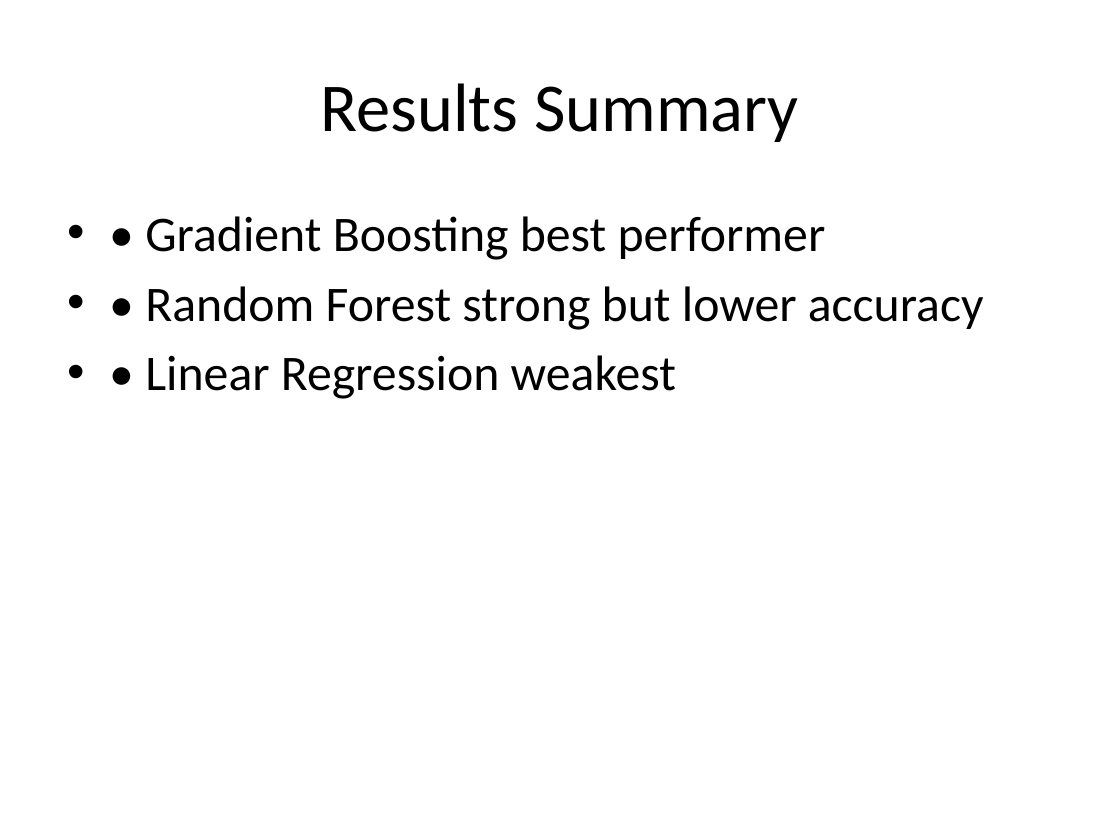
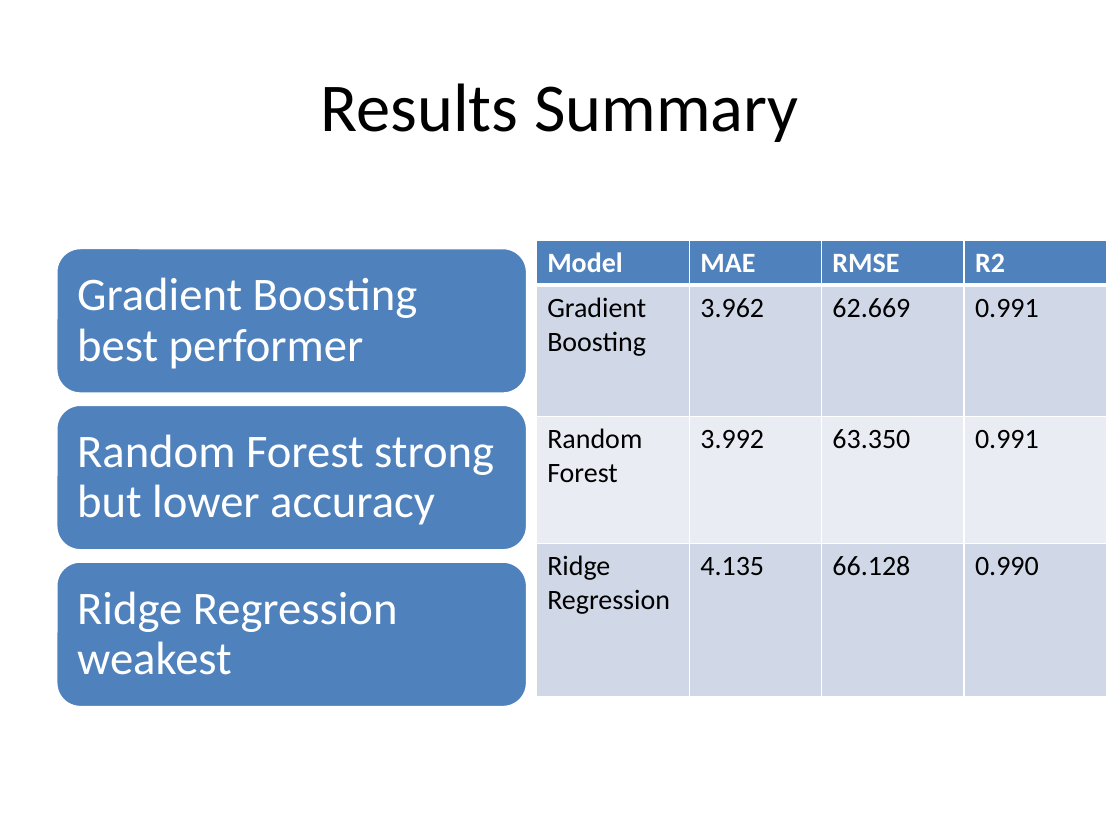
Before and after one commit to ansmalik67/multimodal-glucose-forecasting, a slide deck: slide 11 of Final_Glycaemic_Project_Presentation.pptx (slide 10 before the commit). Drawn at 1120x840 pixels with LibreOffice and Linux fonts; fonts in the diff are those of the drawing. Boxes give left, top, right and bottom in pixels: in the first picture for what was removed or moved away, otherwise in the second. Text is boxed around its words. In the diff, an @@ line names an element or a change of style, - is before the commit and + after.

```diff
--- a/Final_Glycaemic_Project_Presentation.pptx
+++ b/Final_Glycaemic_Project_Presentation.pptx
@@ text removed at bbox=[145, 216, 984, 399] @@
-• • Gradient Boosting best performer
-• • Random Forest strong but lower accuracy
-• • Linear Regression weakest
@@ table added at bbox=[536, 240, 1107, 697], 4 rows, 4 columns @@
+Model | MAE | RMSE | R2
+Gradient Boosting | 3.962 | 62.669 | 0.991
+Random Forest | 3.992 | 63.350 | 0.991
+Ridge Regression | 4.135 | 66.128 | 0.990
@@ group added at bbox=[56, 248, 528, 708]: 3 rounded rectangles, 3 texts @@
+Gradient Boosting best performer
+Random Forest strong but lower accuracy
+Ridge Regression weakest
```
Also in this commit, not shown: 13 other slides changed, 2 slides added, 1 other file.
